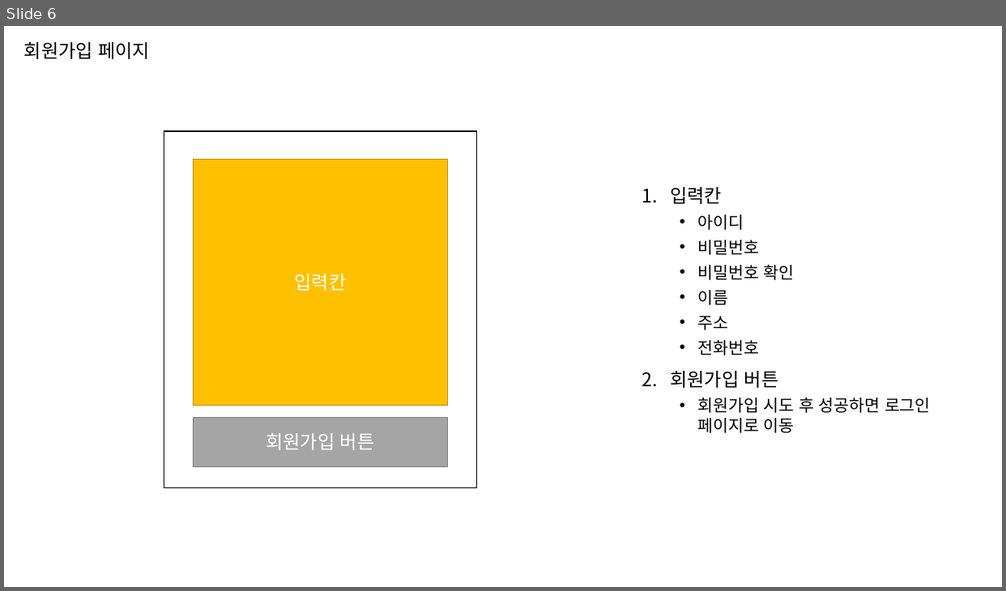
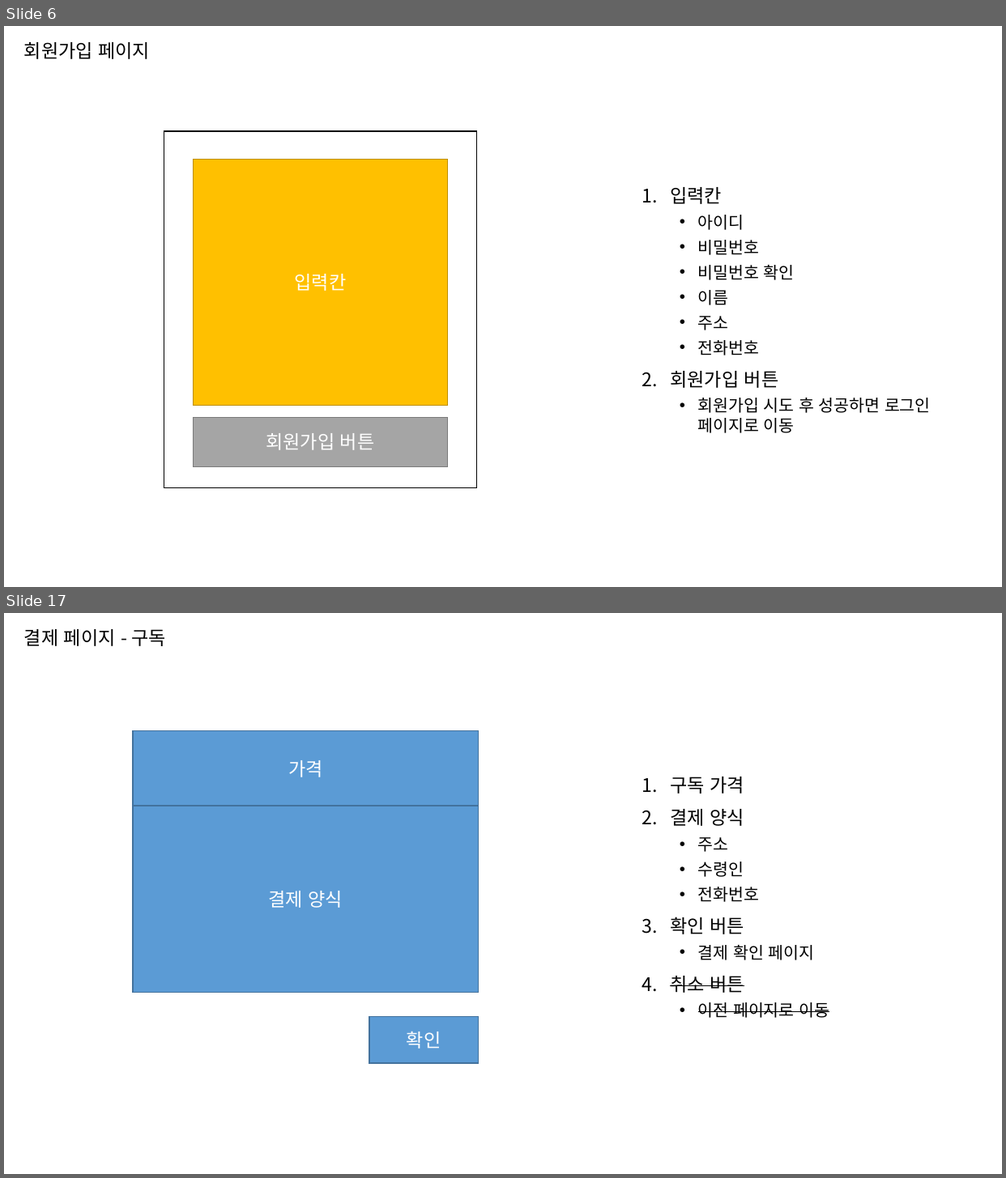
Before and after one commit to jihunz/HiSnack, a slide deck: document/ppt/Hi Snack! 페이지 별 구성 요소.pptx. Shown one above the other, each under a label of ours: slide 6 before the commit, slides 6 and 17 after it; the slides between them are not shown. The pictures are 1006x591 and 1006x1178 pixels, drawn with LibreOffice and Linux fonts; fonts in the diff are those of the drawing. Boxes give left, top, right and bottom in pixels: in the first picture for what was removed or moved away, otherwise in the second. Text is boxed around its words. In the diff, an @@ line names an element or a change of style, - is before the commit and + after.

Commit message:
docs: 페이지별 구성 요소.ppt 수정

```diff
--- a/document/ppt/Hi Snack! 페이지 별 구성 요소.pptx
+++ b/document/ppt/Hi Snack! 페이지 별 구성 요소.pptx
@@ slide 17 added at (x1=4, y1=613, x2=1002, y2=1174), background #FFFFFF @@
@@ title added at (x1=24, y1=629, x2=166, y2=646), 18 pt, text #000000 @@
+결제 페이지 - 구독
@@ rectangle added at (x1=133, y1=731, x2=479, y2=806), fill #5B9BD5, outline #43739E 1 pt, 18 pt, text #FFFFFF @@
+가격
@@ text added at (x1=670, y1=777, x2=829, y2=1018), 16 pt, text #000000 @@
+1. 구독 가격
+2. 결제 양식
+  • 주소
+  • 수령인
+  • 전화번호
+3. 확인 버튼
+  • 결제 확인 페이지
+4. 취소 버튼
+  • 이전 페이지로 이동
@@ rectangle added at (x1=133, y1=806, x2=479, y2=993), fill #5B9BD5, outline #43739E 1 pt, 18 pt, text #FFFFFF @@
+결제 양식
@@ rectangle added at (x1=369, y1=1016, x2=479, y2=1063), fill #5B9BD5, outline #43739E 1 pt, 18 pt, text #FFFFFF @@
+확인
```
Also in this commit, not shown: 1 slide changed, 10 other slides added, 2 other files.
